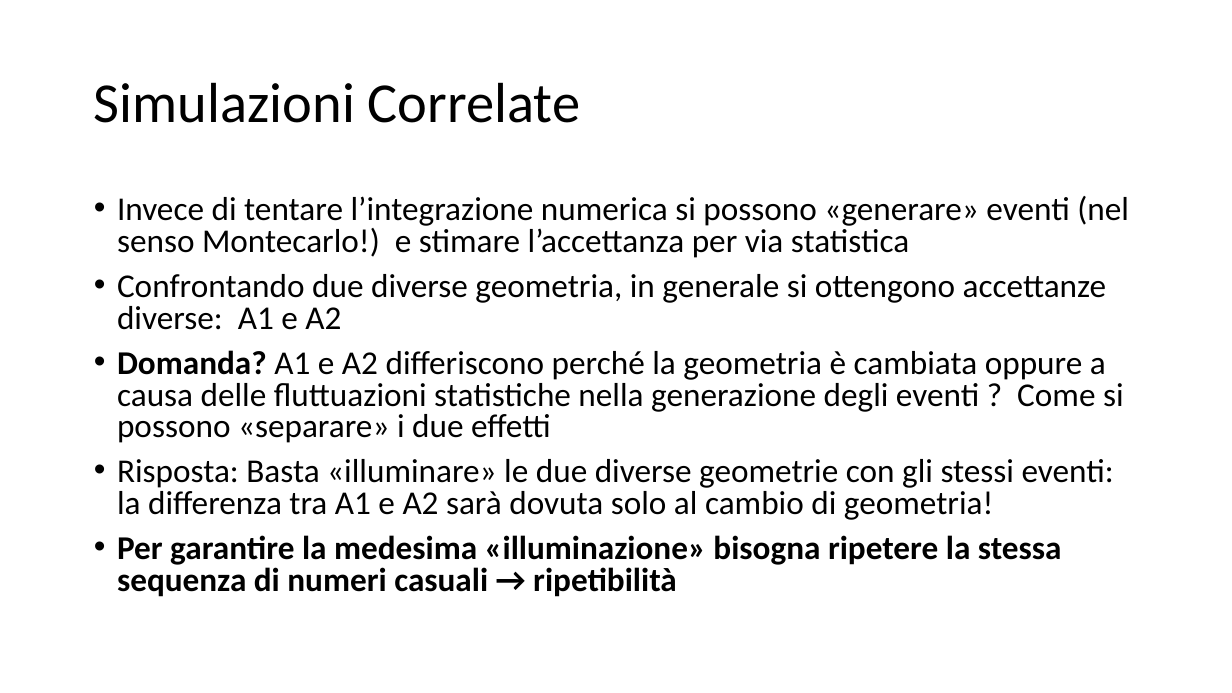
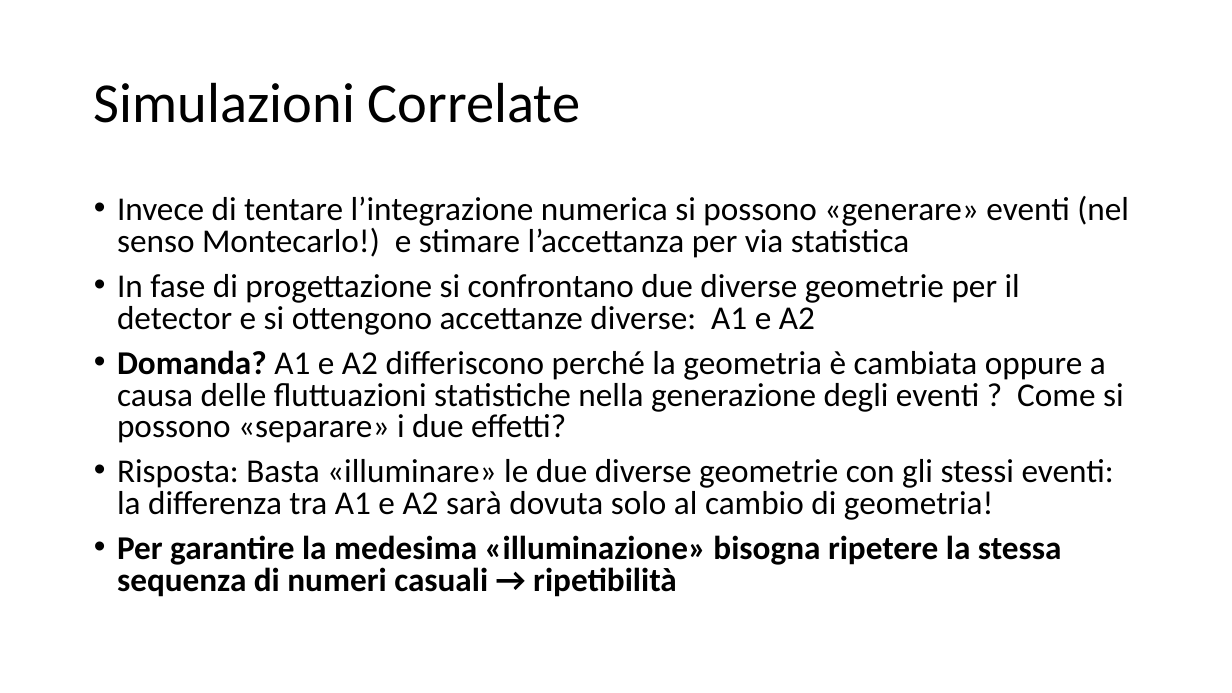
Before and after one commit to marcomonte94/Montecarlo, a slide deck: slide 15 of Slide Corso Metodi Montecarlo.pptx. Drawn at 1232x693 pixels with LibreOffice and Linux fonts; fonts in the diff are those of the drawing. Boxes give left, top, right and bottom in pixels: in the first picture for what was removed or moved away, otherwise in the second. Text is boxed around its words. In the diff, an @@ line names an element or a change of style, - is before the commit and + after.

```diff
--- a/Slide Corso Metodi Montecarlo.pptx
+++ b/Slide Corso Metodi Montecarlo.pptx
@@ text at (117, 274, 1124, 443): text changed @@
-• Confrontando due diverse geometria, in generale si ottengono accettanze diverse: A1 e A2
-• Domanda? A1 e A2 differiscono perché la geometria è cambiata oppure a causa delle fluttuazioni statistiche nella generazione degli eventi ? Come si possono «separare» i due effetti
+• In fase di progettazione si confrontano due diverse geometrie per il detector e si ottengono accettanze diverse: A1 e A2
+• Domanda? A1 e A2 differiscono perché la geometria è cambiata oppure a causa delle fluttuazioni statistiche nella generazione degli eventi ? Come si possono «separare» i due effetti?
```
Also in this commit, not shown: 8 other slides changed, 18 slides added, 3 other files.
